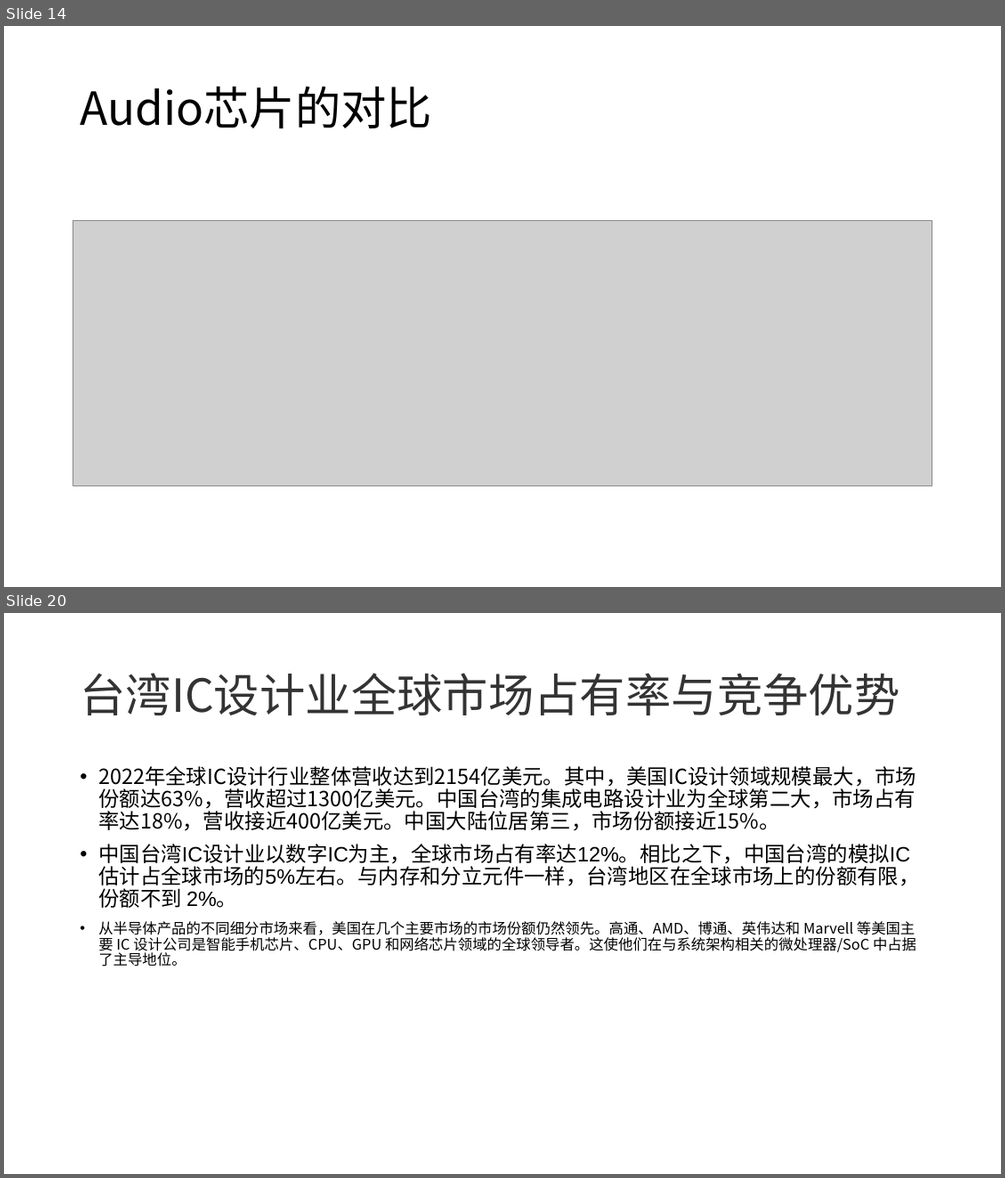
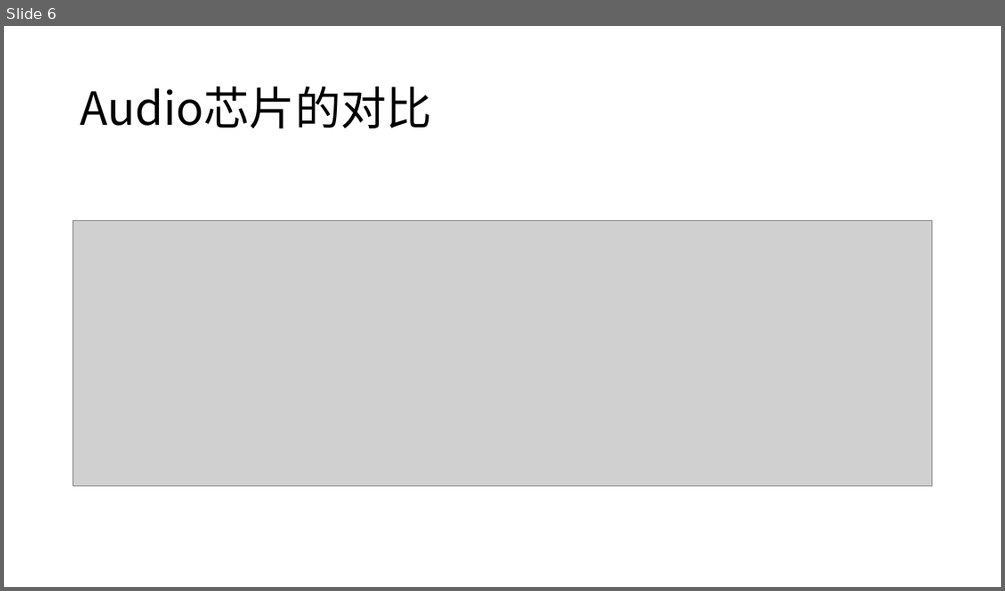
Before and after one commit to rosabai666/soundec, a slide deck: 2023/02产品/SNC8x/01)竞品分析/00)竞品芯片分析/品牌产品路线分析/Realtek/Realtek产品线分析2.pptx. Shown one above the other, each under a label of ours: slides 14 and 20 before the commit, slide 6 after it; the slides between them are not shown. The pictures are 1005x1178 and 1005x591 pixels, drawn with LibreOffice and Linux fonts; fonts in the diff are those of the drawing; grey boxes stand for pictures. Boxes give left, top, right and bottom in pixels: in the first picture for what was removed or moved away, otherwise in the second. Text is boxed around its words. In the diff, an @@ line names an element or a change of style, - is before the commit and + after.

```diff
--- a/2023/02产品/SNC8x/01)竞品分析/00)竞品芯片分析/品牌产品路线分析/Realtek/Realtek产品线分析2.pptx
+++ b/2023/02产品/SNC8x/01)竞品分析/00)竞品芯片分析/品牌产品路线分析/Realtek/Realtek产品线分析2.pptx
@@ slide 20 removed at box(4, 613, 1001, 1174), background #FFFFFF @@
@@ title removed at box(80, 673, 899, 715) @@
-台湾IC设计业全球市场占有率与竞争优势
@@ text removed at box(98, 766, 919, 966) @@
-• 2022年全球IC设计行业整体营收达到2154亿美元。其中，美国IC设计领域规模最大，市场份额达63%，营收超过1300亿美元。中国台湾的集成电路设计业为全球第二大，市场占有率达18%，营收接近400亿美元。中国大陆位居第三，市场份额接近15%。
-• 中国台湾IC设计业以数字IC为主，全球市场占有率达12%。相比之下，中国台湾的模拟IC估计占全球市场的5%左右。与内存和分立元件一样，台湾地区在全球市场上的份额有限，份额不到 2%。
-• 从半导体产品的不同细分市场来看，美国在几个主要市场的市场份额仍然领先。高通、AMD、博通、英伟达和 Marvell 等美国主要 IC 设计公司是智能手机芯片、CPU、GPU 和网络芯片领域的全球领导者。这使他们在与系统架构相关的微处理器/SoC 中占据了主导地位。
@@ what was slide 14 is now slide 6 @@
```
Also in this commit, not shown: 9 slides changed, 1 slide added, 10 other slides removed, 9 other files.
